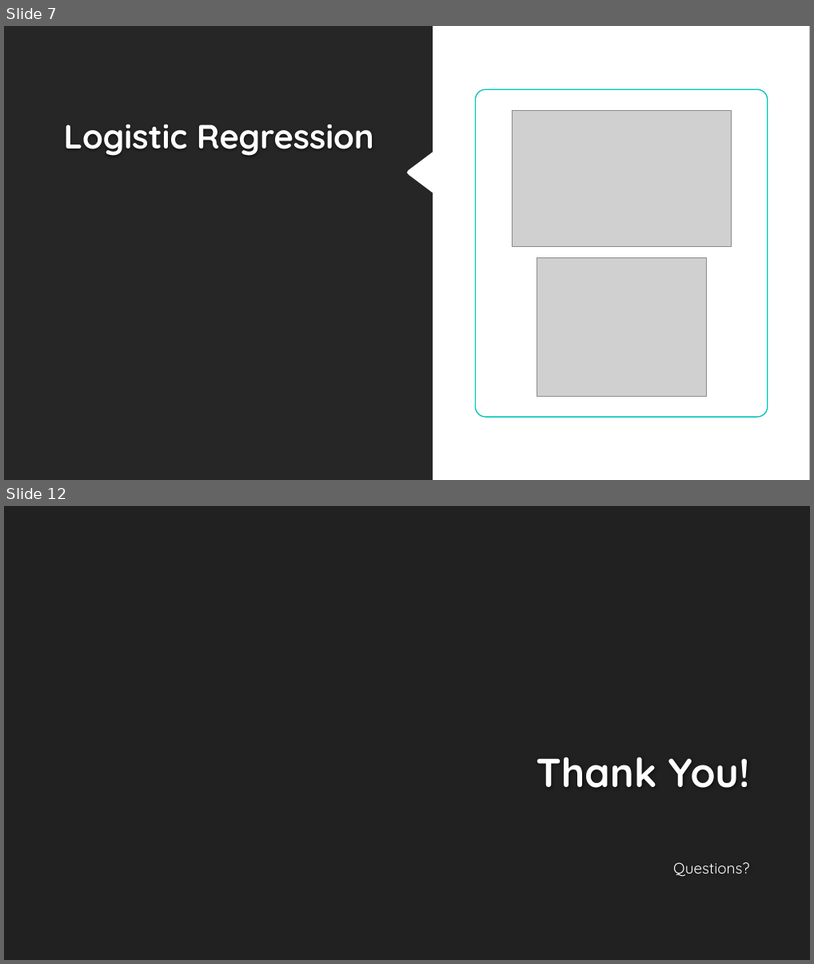
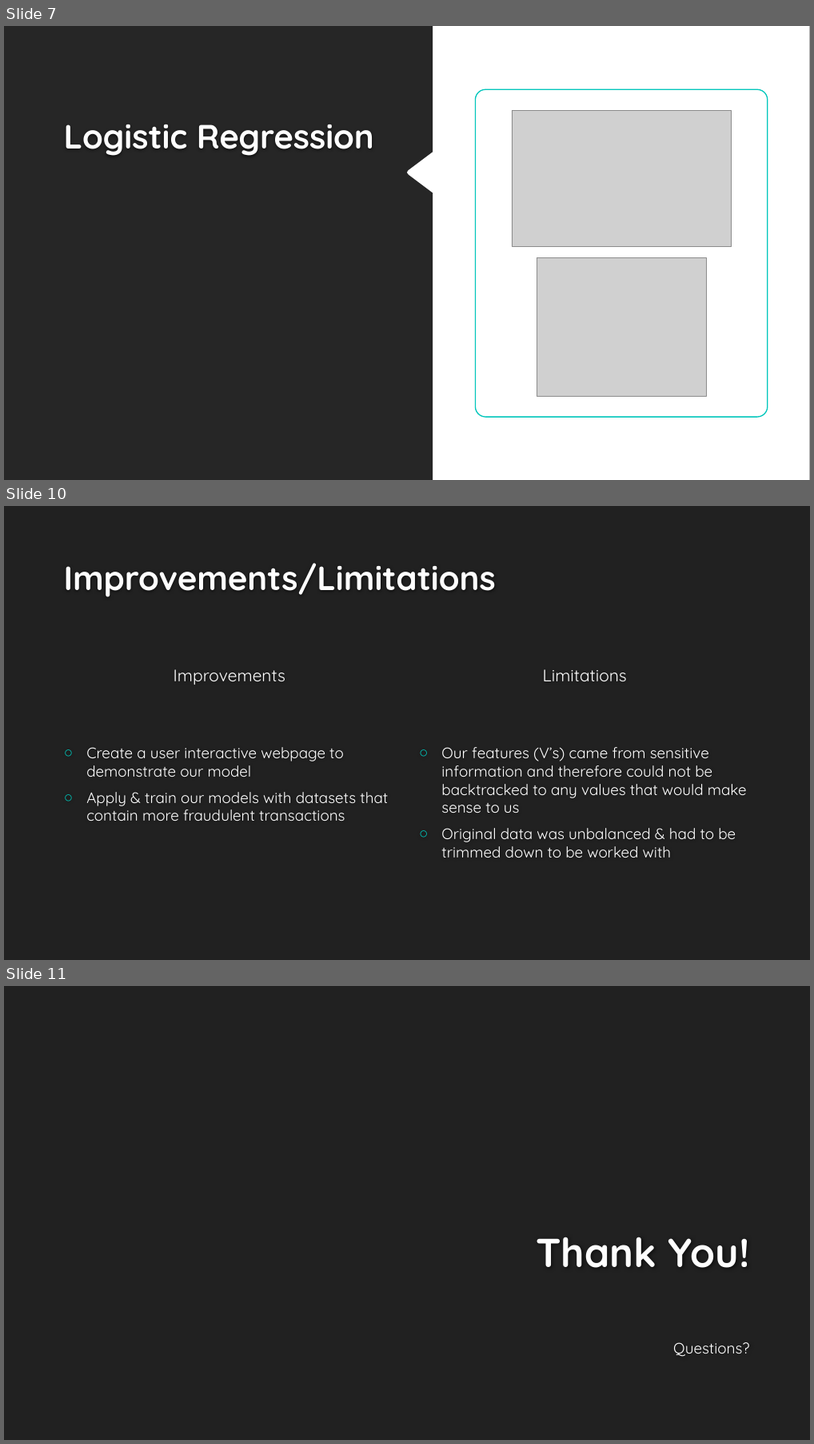
Before and after one commit to Sal-r/Credit-Card-Fraud, a slide deck: Credit_Card_Fraud_Presentation.pptx. Shown one above the other, each under a label of ours: slides 7 and 12 before the commit, slides 7, 10 and 11 after it; the slides between them are not shown. The pictures are 814x964 and 814x1444 pixels, drawn with LibreOffice and Linux fonts; fonts in the diff are those of the drawing; grey boxes stand for pictures; background and template pictures are left out. Boxes give left, top, right and bottom in pixels: in the first picture for what was removed or moved away, otherwise in the second. Text is boxed around its words. In the diff, an @@ line names an element or a change of style, - is before the commit and + after.

```diff
--- a/Credit_Card_Fraud_Presentation.pptx
+++ b/Credit_Card_Fraud_Presentation.pptx
@@ slide 10 added at (4,506,810,960), background #212121 @@
@@ title added at (64,563,496,597), 40 pt, text #FEFEFE, bold @@
+Improvements/Limitations
@@ text added at (174,669,286,684), 20 pt, text #FFFFFF @@
+Improvements
@@ text added at (543,669,627,681), 20 pt, text #FFFFFF @@
+Limitations
@@ text added at (86,747,388,820), 18 pt, text #FFFFFF @@
+○ Create a user interactive webpage to demonstrate our model
+○ Apply & train our models with datasets that contain more fraudulent transactions
@@ text added at (442,747,747,857), 18 pt, text #FFFFFF @@
+○ Our features (V’s) came from sensitive information and therefore could not be backtracked to any values that would make sense to us
+○ Original data was unbalanced & had to be trimmed down to be worked with
@@ what was slide 12 is now slide 11 @@
```
Also in this commit, not shown: 5 slides changed, 2 slides removed.
